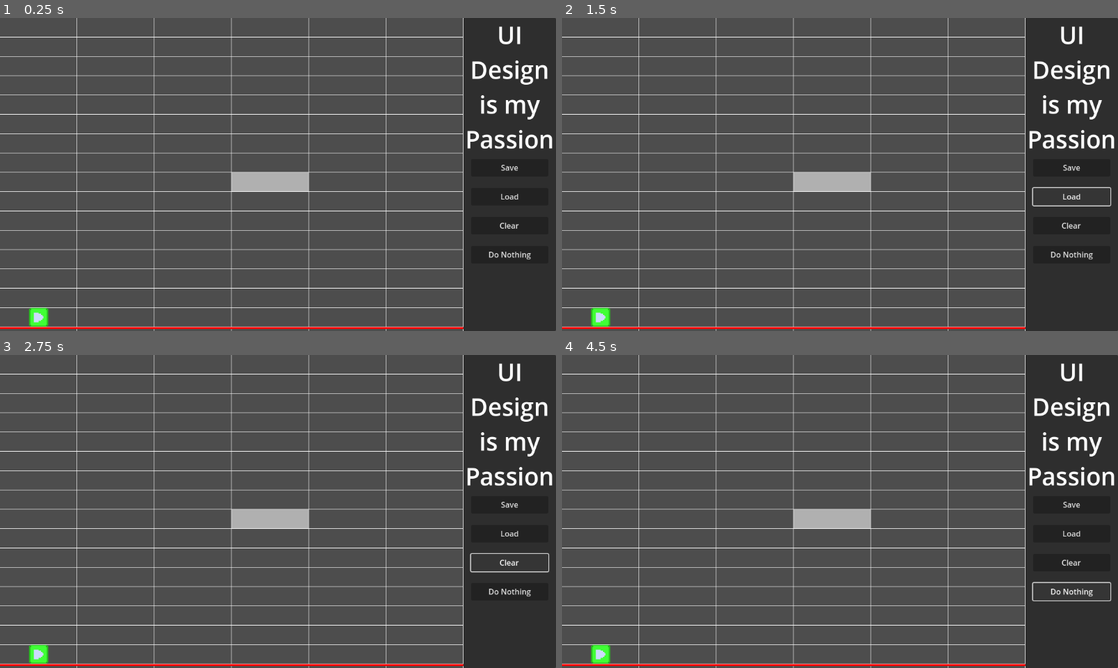
Above: before the commit, frames 1-4 (two rows, left to right).
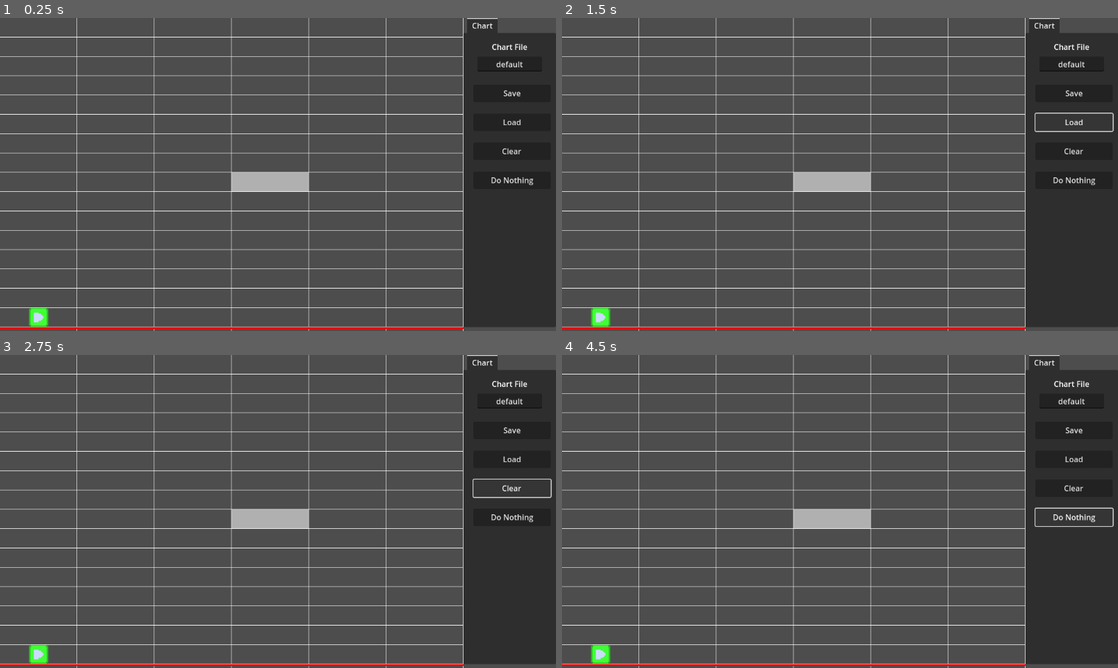
Above: after the commit, the same moments.

Repository: Sam-r-ai/DinosaurGame
Game: Godot game, scene res://Scenes/Screens/chart_editor.tscn
Two runs of this game, one before a commit and one after it. Both use one fixed random seed, a clock stepped at 60 frames per second and the inputs below.
Inputs:
- Up to frame 1 (0.25 s): no input
- Up to frame 2 (1.5 s): click "Save" at 0.5 s; click "Load" at 1.25 s
- Up to frame 3 (2.75 s): click "Clear" at 2 s
- Up to frame 4 (4.5 s): click "Do Nothing" at 2.75 s; click "Clear" at 3.5 s; click "Do Nothing" at 4.25 s

The runs differ from the first frame. In frame 1, 2.3% of the frame differs, in the area x 83-100%, y 0-100%; in frame 2, 2.6%; in frame 3, 2.6%; in frame 4, 2.6%.

Commit message:
multiple chart saving
we can save more than one chart now!! yayyy!!!
under the "Chart File" Field you can type in the name of the chart you want to access or create, then you'll save to and load from that chart file!

Diff:
--- a/Dinosaur Game/Scenes/Screens/chart_editor.tscn
+++ b/Dinosaur Game/Scenes/Screens/chart_editor.tscn
@@ -9,8 +9,18 @@
 [ext_resource type="Texture2D" uid="uid://dhqfsddrjjs1m" path="res://Graphics Assets/StartTrigger.png" id="4_ptkg2"]
 [ext_resource type="Script" path="res://Scripts/grid.gd" id="4_tmhq4"]
 
-[sub_resource type="LabelSettings" id="LabelSettings_8j0ew"]
-font_size = 50
+[sub_resource type="GDScript" id="GDScript_h3adw"]
+script/source = "extends LineEdit
+
+signal chart_path_updated(name);
+
+func _on_text_submitted(new_text):
+	release_focus();
+
+func _on_focus_exited():
+	chart_path_updated.emit(text);
+	release_focus();
+"
 
 [sub_resource type="GDScript" id="GDScript_p33wa"]
 script/source = "extends CharacterBody2D
@@ -38,24 +48,25 @@
 bpm = 94.0
 cursor = NodePath("Cursor")
 note_prefab = ExtResource("2_8hw46")
-note_parent = NodePath("Chart/Notes")
-trigger_parent = NodePath("Chart/Triggers")
+note_parent = NodePath("Notes")
+trigger_parent = NodePath("Triggers")
 camera = NodePath("Camera2D")
-song_player = NodePath("Chart/SongPlayer")
+song_player = NodePath("SongPlayer")
 song_progress_line = NodePath("SongProgressLine")
 grid = NodePath("Grid")
 
-[node name="Chart" type="Node2D" parent="." node_paths=PackedStringArray("chart_editor", "note_parent", "trigger_parent")]
+[node name="SaveManager" type="Node2D" parent="." node_paths=PackedStringArray("chart_editor", "note_parent", "trigger_parent", "chart_name_field")]
 script = ExtResource("4_ejosn")
 chart_editor = NodePath("..")
-note_parent = NodePath("Notes")
-trigger_parent = NodePath("Triggers")
+note_parent = NodePath("../Notes")
+trigger_parent = NodePath("../Triggers")
+chart_name_field = NodePath("../Camera2D/EditorUI/TabContainer/Chart/Name")
 
-[node name="SongPlayer" type="AudioStreamPlayer" parent="Chart"]
+[node name="SongPlayer" type="AudioStreamPlayer" parent="."]
 
-[node name="Notes" type="Node2D" parent="Chart"]
+[node name="Notes" type="Node2D" parent="."]
 
-[node name="Triggers" type="Node2D" parent="Chart"]
+[node name="Triggers" type="Node2D" parent="."]
 
 [node name="Cursor" parent="." node_paths=PackedStringArray("chart_editor") instance=ExtResource("1_43svf")]
 chart_editor = NodePath("..")
@@ -64,61 +75,82 @@
 [node name="Camera2D" type="Camera2D" parent="."]
 position = Vector2(576, -316)
 
-[node name="UI" type="Control" parent="Camera2D"]
+[node name="EditorUI" type="Control" parent="Camera2D"]
 layout_mode = 3
 anchors_preset = 0
+offset_left = 40.0
+offset_top = 36.0
 offset_right = 40.0
 offset_bottom = 40.0
 
-[node name="Panel" type="Panel" parent="Camera2D/UI"]
-layout_mode = 0
-offset_left = 384.0
-offset_top = -324.0
-offset_right = 576.0
-offset_bottom = 324.0
+[node name="TabContainer" type="TabContainer" parent="Camera2D/EditorUI"]
+layout_mode = 1
+anchors_preset = 15
+anchor_right = 1.0
+anchor_bottom = 1.0
+offset_left = 344.0
+offset_top = -360.0
+offset_right = 536.0
+offset_bottom = 276.0
+grow_horizontal = 2
+grow_vertical = 2
 
-[node name="Label" type="Label" parent="Camera2D/UI"]
-layout_mode = 0
-offset_left = 384.0
-offset_top = -324.0
-offset_right = 577.0
-offset_bottom = 324.0
-text = "UI Design is my Passion"
-label_settings = SubResource("LabelSettings_8j0ew")
-horizontal_alignment = 1
-autowrap_mode = 2
+[node name="Chart" type="Control" parent="Camera2D/EditorUI/TabContainer"]
+layout_mode = 2
 
-[node name="SaveButton" type="Button" parent="Camera2D/UI"]
-layout_mode = 0
-offset_left = 400.0
-offset_top = -32.0
-offset_right = 560.0
-offset_bottom = 4.0
+[node name="Name" type="LineEdit" parent="Camera2D/EditorUI/TabContainer/Chart"]
+layout_mode = 1
+anchors_preset = 5
+anchor_left = 0.5
+anchor_right = 0.5
+offset_left = -67.0
+offset_top = 49.0
+offset_right = 67.0
+offset_bottom = 80.0
+grow_horizontal = 2
+text = "New Chart"
+alignment = 1
+script = SubResource("GDScript_h3adw")
+
+[node name="Label" type="Label" parent="Camera2D/EditorUI/TabContainer/Chart"]
+layout_mode = 1
+anchors_preset = 5
+anchor_left = 0.5
+anchor_right = 0.5
+offset_left = -21.5
+offset_top = 17.0
+offset_right = 21.5
+offset_bottom = 40.0
+grow_horizontal = 2
+text = "Chart File"
+
+[node name="SaveButton" type="Button" parent="Camera2D/EditorUI/TabContainer/Chart"]
+offset_left = 21.0
+offset_top = 107.0
+offset_right = 181.0
+offset_bottom = 143.0
 text = "Save"
 
-[node name="LoadButton" type="Button" parent="Camera2D/UI"]
-layout_mode = 0
-offset_left = 400.0
-offset_top = 28.0
-offset_right = 560.0
-offset_bottom = 64.0
+[node name="LoadButton" type="Button" parent="Camera2D/EditorUI/TabContainer/Chart"]
+offset_left = 21.0
+offset_top = 167.0
+offset_right = 181.0
+offset_bottom = 203.0
 text = "Load"
 
-[node name="ClearButton" type="Button" parent="Camera2D/UI"]
-layout_mode = 0
-offset_left = 400.0
-offset_top = 88.0
-offset_right = 560.0
-offset_bottom = 124.0
+[node name="ClearButton" type="Button" parent="Camera2D/EditorUI/TabContainer/Chart"]
+offset_left = 21.0
+offset_top = 227.0
+offset_right = 181.0
+offset_bottom = 263.0
 text = "Clear
 "
 
-[node name="NothingButton" type="Button" parent="Camera2D/UI"]
-layout_mode = 0
-offset_left = 400.0
-offset_top = 148.0
-offset_right = 560.0
-offset_bottom = 184.0
+[node name="NothingButton" type="Button" parent="Camera2D/EditorUI/TabContainer/Chart"]
+offset_left = 21.0
+offset_top = 287.0
+offset_right = 181.0
+offset_bottom = 323.0
 text = "Do Nothing"
 
 [node name="Sprite2D" type="Sprite2D" parent="."]
@@ -148,7 +180,10 @@
 texture = ExtResource("4_31gs5")
 
 [connection signal="song_progress_moved" from="Cursor" to="." method="set_song_progress"]
-[connection signal="pressed" from="Camera2D/UI/SaveButton" to="Chart" method="save_chart"]
-[connection signal="pressed" from="Camera2D/UI/LoadButton" to="Chart" method="load_chart"]
-[connection signal="pressed" from="Camera2D/UI/ClearButton" to="Chart" method="clear_chart"]
+[connection signal="chart_path_updated" from="Camera2D/EditorUI/TabContainer/Chart/Name" to="SaveManager" method="on_name_text_submitted"]
+[connection signal="focus_exited" from="Camera2D/EditorUI/TabContainer/Chart/Name" to="Camera2D/EditorUI/TabContainer/Chart/Name" method="_on_focus_exited"]
+[connection signal="text_submitted" from="Camera2D/EditorUI/TabContainer/Chart/Name" to="Camera2D/EditorUI/TabContainer/Chart/Name" method="_on_text_submitted"]
+[connection signal="pressed" from="Camera2D/EditorUI/TabContainer/Chart/SaveButton" to="SaveManager" method="save_chart"]
+[connection signal="pressed" from="Camera2D/EditorUI/TabContainer/Chart/LoadButton" to="SaveManager" method="load_chart"]
+[connection signal="pressed" from="Camera2D/EditorUI/TabContainer/Chart/ClearButton" to="SaveManager" method="clear_chart"]
 [connection signal="area_entered" from="SongProgressLine/Area2D" to="SongProgressLine" method="_on_area_2d_area_entered"]
--- /dev/null
+++ b/Dinosaur Game/Scenes/dropdowntest.tscn
@@ -0,0 +1,80 @@
+[gd_scene load_steps=2 format=3 uid="uid://dkqostk1bab27"]
+
+[ext_resource type="Script" path="res://Scripts/popupmenu.gd" id="1_o1d5v"]
+
+[node name="EditorUI" type="Control" node_paths=PackedStringArray("chart_name_line")]
+layout_mode = 3
+anchor_left = 1.0
+anchor_right = 1.0
+anchor_bottom = 1.0
+offset_left = -193.0
+grow_horizontal = 0
+grow_vertical = 2
+script = ExtResource("1_o1d5v")
+chart_name_line = NodePath("TabContainer/Chart/Name")
+
+[node name="TabContainer" type="TabContainer" parent="."]
+layout_mode = 1
+anchors_preset = 15
+anchor_right = 1.0
+anchor_bottom = 1.0
+grow_horizontal = 2
+grow_vertical = 2
+
+[node name="Chart" type="Control" parent="TabContainer"]
+layout_mode = 2
+
+[node name="Name" type="LineEdit" parent="TabContainer/Chart"]
+layout_mode = 1
+anchors_preset = 5
+anchor_left = 0.5
+anchor_right = 0.5
+offset_left = -67.0
+offset_top = 49.0
+offset_right = 67.0
+offset_bottom = 80.0
+grow_horizontal = 2
+alignment = 1
+
+[node name="Label" type="Label" parent="TabContainer/Chart"]
+layout_mode = 1
+anchors_preset = 5
+anchor_left = 0.5
+anchor_right = 0.5
+offset_left = -21.5
+offset_top = 17.0
+offset_right = 21.5
+offset_bottom = 40.0
+grow_horizontal = 2
+text = "Chart"
+
+[node name="SaveButton" type="Button" parent="TabContainer/Chart"]
+offset_left = 21.0
+offset_top = 107.0
+offset_right = 181.0
+offset_bottom = 143.0
+text = "Save"
+
+[node name="LoadButton" type="Button" parent="TabContainer/Chart"]
+offset_left = 21.0
+offset_top = 167.0
+offset_right = 181.0
+offset_bottom = 203.0
+text = "Load"
+
+[node name="ClearButton" type="Button" parent="TabContainer/Chart"]
+offset_left = 21.0
+offset_top = 227.0
+offset_right = 181.0
+offset_bottom = 263.0
+text = "Clear
+"
+
+[node name="NothingButton" type="Button" parent="TabContainer/Chart"]
+offset_left = 21.0
+offset_top = 287.0
+offset_right = 181.0
+offset_bottom = 323.0
+text = "Do Nothing"
+
+[connection signal="tab_button_pressed" from="TabContainer" to="." method="_on_tab_container_tab_button_pressed"]
--- a/Dinosaur Game/Scripts/chart_test.gd
+++ b/Dinosaur Game/Scripts/chart_test.gd
@@ -1,18 +1,29 @@
 extends Node2D;
 
-const SAVE_PATH = "res://chart_saves.bin";
+class_name SaveManager;
+
+var chart_name = "default"
 
 @export var chart_editor : ChartEditor;
 @export var note_parent : Node2D;
 @export var trigger_parent: Node2D;
 @export var song : AudioStream;
+@export var chart_name_field : LineEdit;
 
 @onready var grid : Grid = chart_editor.grid;
+@onready var chart_path = "res://Charts/" + chart_name + ".bin";
 
 var note_dictionary = {};
 
+func _ready():
+	chart_name_field.text = chart_name;
+
+func update_chart_path():
+	chart_path = "res://Charts/" + chart_name + ".bin";
+	print("Chart Path Updated");
+
 func save_chart():
-	var chart_file = FileAccess.open(SAVE_PATH, FileAccess.WRITE);
+	var chart_file = FileAccess.open(chart_path, FileAccess.WRITE);
 
 	var note_count : int = 0;
 	note_dictionary.clear();
@@ -27,11 +38,11 @@
 	var jstr = JSON.stringify(note_dictionary);
 
 	chart_file.store_line(jstr);
-
+	print("Chart: " + str(chart_name) + " Saved");
 
 func load_chart():
-	var chart_file = FileAccess.open(SAVE_PATH, FileAccess.READ);
-	if FileAccess.file_exists(SAVE_PATH):
+	var chart_file = FileAccess.open(chart_path, FileAccess.READ);
+	if FileAccess.file_exists(chart_path):
 		if !chart_file.eof_reached():
 			var data = JSON.parse_string(chart_file.get_line());
 			if data:
@@ -62,6 +73,13 @@
 		new_note.lane = note_data[0];
 		new_note.timestamp = note_data[1];
 
+	print("Chart: " + str(chart_name) + " Loaded");
+
 func clear_chart():
 	for note in note_parent.get_children():
 		note.queue_free();
+
+func on_name_text_submitted(new_text : String):
+	chart_name = new_text.to_lower();
+	print("Chart Updated to: " + chart_name);
+	update_chart_path();
--- /dev/null
+++ b/Dinosaur Game/Scripts/popupmenu.gd
@@ -0,0 +1,3 @@
+extends Control
+
+@export var chart_name_line : LineEdit;
--- a/Dinosaur Game/project.godot
+++ b/Dinosaur Game/project.godot
@@ -20,6 +20,12 @@
 
 [input]
 
+ui_accept={
+"deadzone": 0.5,
+"events": [Object(InputEventKey,"resource_local_to_scene":false,"resource_name":"","device":0,"window_id":0,"alt_pressed":false,"shift_pressed":false,"ctrl_pressed":false,"meta_pressed":false,"pressed":false,"keycode":4194309,"physical_keycode":0,"key_label":0,"unicode":0,"echo":false,"script":null)
+, Object(InputEventKey,"resource_local_to_scene":false,"resource_name":"","device":0,"window_id":0,"alt_pressed":false,"shift_pressed":false,"ctrl_pressed":false,"meta_pressed":false,"pressed":false,"keycode":4194310,"physical_keycode":0,"key_label":0,"unicode":0,"echo":false,"script":null)
+]
+}
 "Note 1"={
 "deadzone": 0.5,
 "events": [Object(InputEventKey,"resource_local_to_scene":false,"resource_name":"","device":-1,"window_id":0,"alt_pressed":false,"shift_pressed":false,"ctrl_pressed":false,"meta_pressed":false,"pressed":false,"keycode":0,"physical_keycode":68,"key_label":0,"unicode":100,"echo":false,"script":null)
Not shown, added: Dinosaur Game/Charts/default.bin
Not shown, added: Dinosaur Game/Charts/novacane.bin
Renamed: Dinosaur Game/chart_saves.bin -> Dinosaur Game/Graphics Assets/chart_saves.bin
